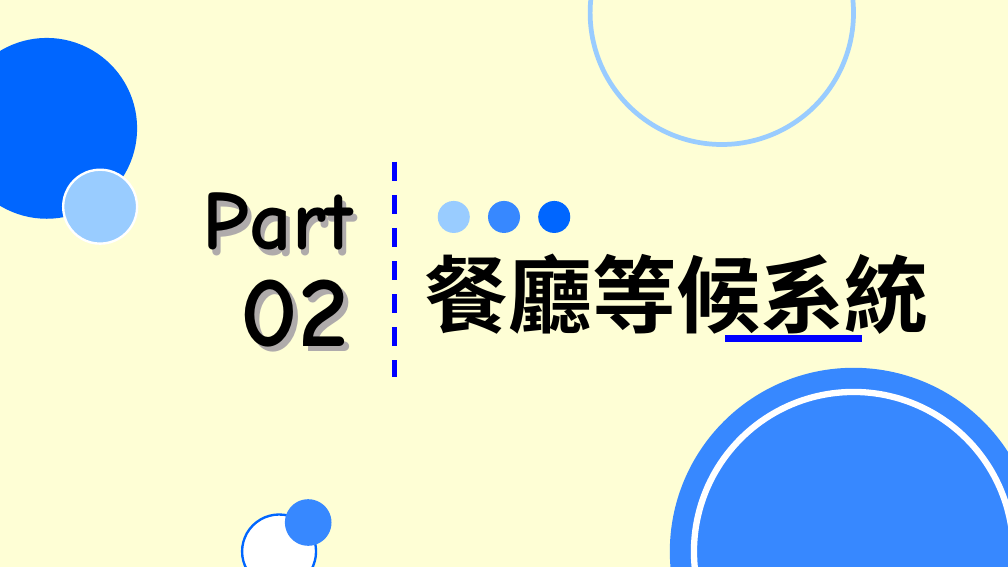
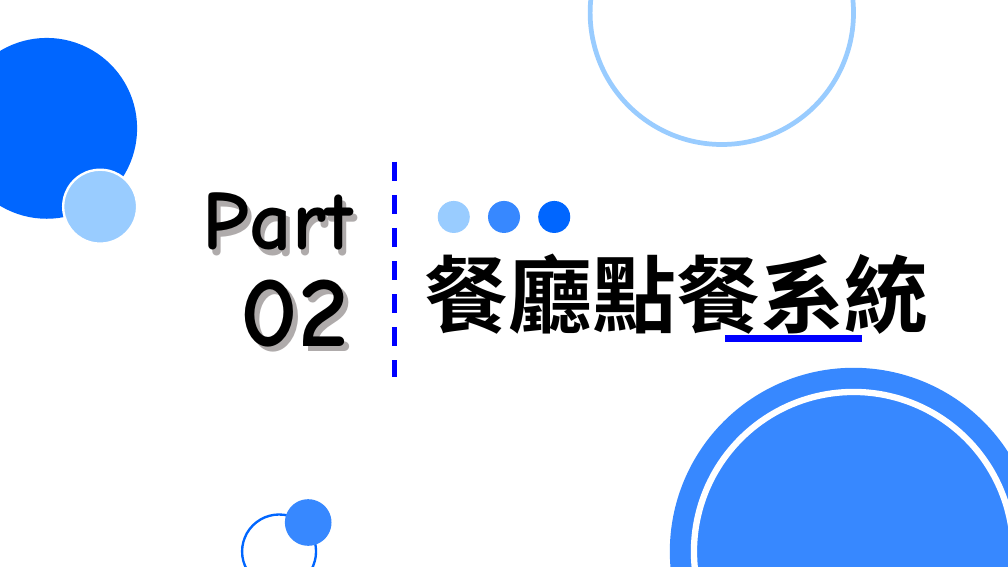
Before and after one commit to 10946009/ntub_112403, a slide deck: slide 5 of PPT/112403專題複評二審.pptx. Drawn at 1008x567 pixels with LibreOffice and Linux fonts; fonts in the diff are those of the drawing. Boxes give left, top, right and bottom in pixels: in the first picture for what was removed or moved away, otherwise in the second. Text is boxed around its words. In the diff, an @@ line names an element or a change of style, - is before the commit and + after.

```diff
--- a/PPT/112403專題複評二審.pptx
+++ b/PPT/112403專題複評二審.pptx
@@ background #FFF2CC at 20% opacity to #FFFFFF @@
@@ rectangle removed at box(0, 0, 1008, 567) @@
@@ text at box(425, 253, 929, 342): text changed @@
-餐廳等候系統
+餐廳點餐系統
```
Also in this commit, not shown: 9 other slides changed.
